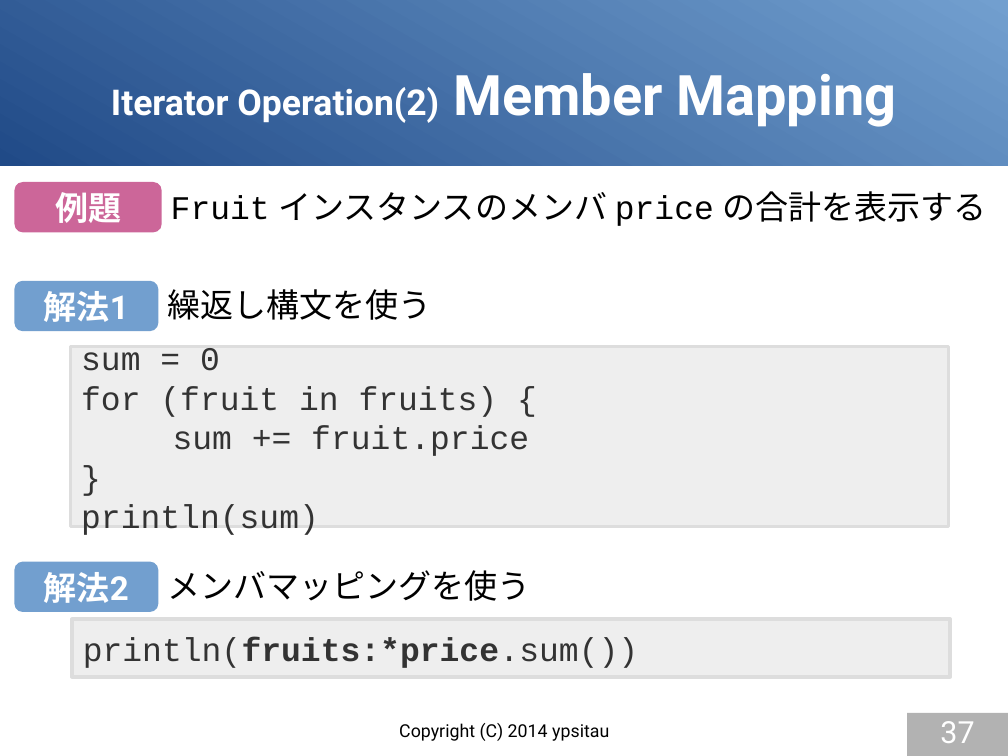
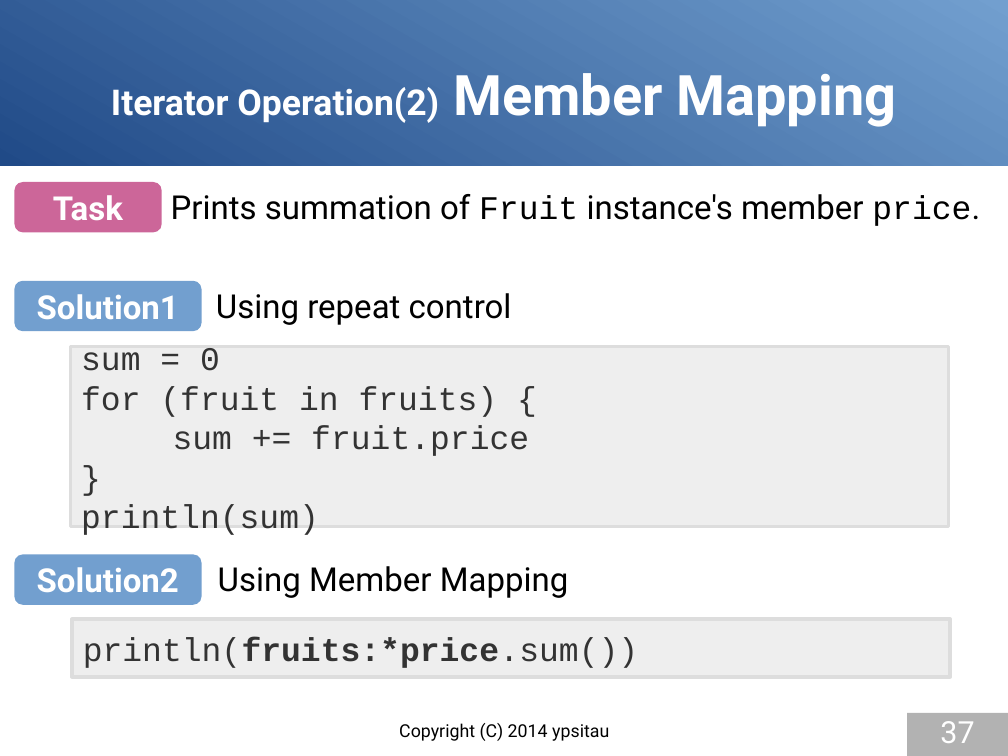
Before and after one commit to gura-lang/gura-doc, a slide deck: slide 37 of presentation/gura-introduction-e.odp. Drawn at 1008x756 pixels with LibreOffice and Linux fonts; fonts in the diff are those of the drawing. Boxes give left, top, right and bottom in pixels: in the first picture for what was removed or moved away, otherwise in the second. Text is boxed around its words. In the diff, an @@ line names an element or a change of style, - is before the commit and + after.

```diff
--- a/presentation/gura-introduction-e.odp
+++ b/presentation/gura-introduction-e.odp
@@ text in rounded rectangle at <box>53,195,123,221</box>: text changed @@
-例題
+Task
@@ text at <box>171,194,980,226</box>: text changed @@
-Fruit インスタンスのメンバ price の合計を表示する
+Prints summation of Fruit instance's member price.
@@ rounded rectangle removed at <box>15,281,158,331</box> @@
-解法1
@@ rounded rectangle added at <box>15,281,202,331</box>, fill #729FCF, 26 pt, text #FFFFFF, bold @@
+Solution1
@@ text removed at <box>167,289,431,320</box> @@
-繰返し構文を使う
@@ text added at <box>216,293,512,325</box>, 26 pt, text #000000 @@
+Using repeat control
@@ rounded rectangle removed at <box>15,562,158,612</box> @@
-解法2
@@ rounded rectangle added at <box>15,554,202,605</box>, fill #729FCF, 26 pt, text #FFFFFF, bold @@
+Solution2
@@ text added at <box>218,566,569,598</box>, 26 pt, text #000000 @@
+Using Member Mapping
@@ text removed at <box>167,570,530,601</box> @@
-メンバマッピングを使う
```
Also in this commit, not shown: 12 other slides changed, 5 slides added, 5 slides removed.
